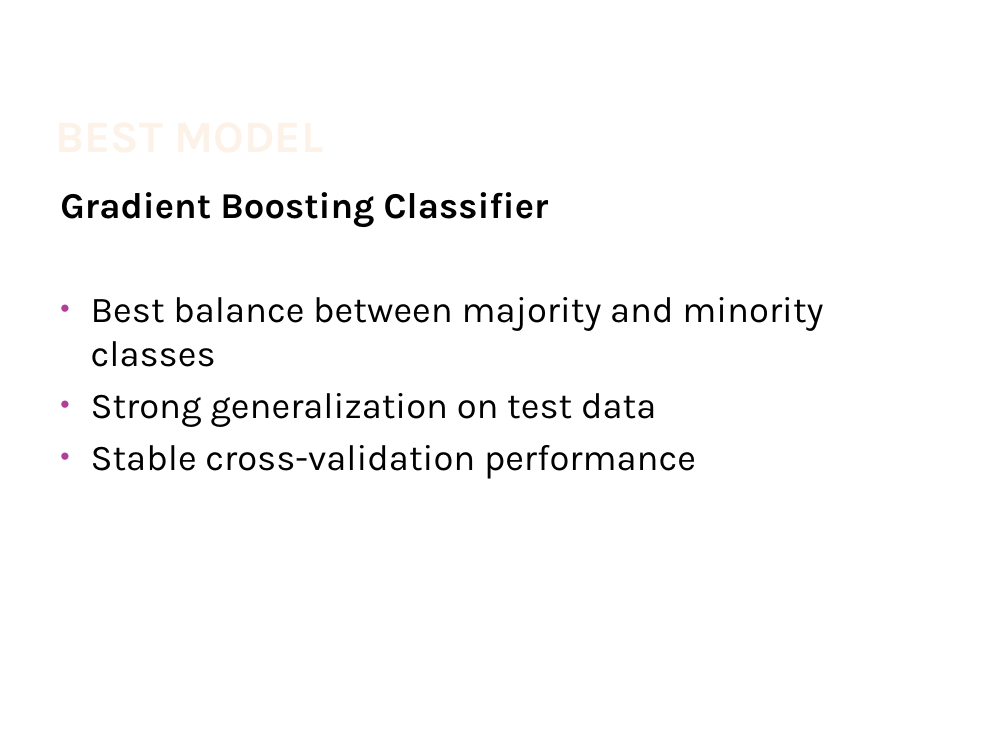
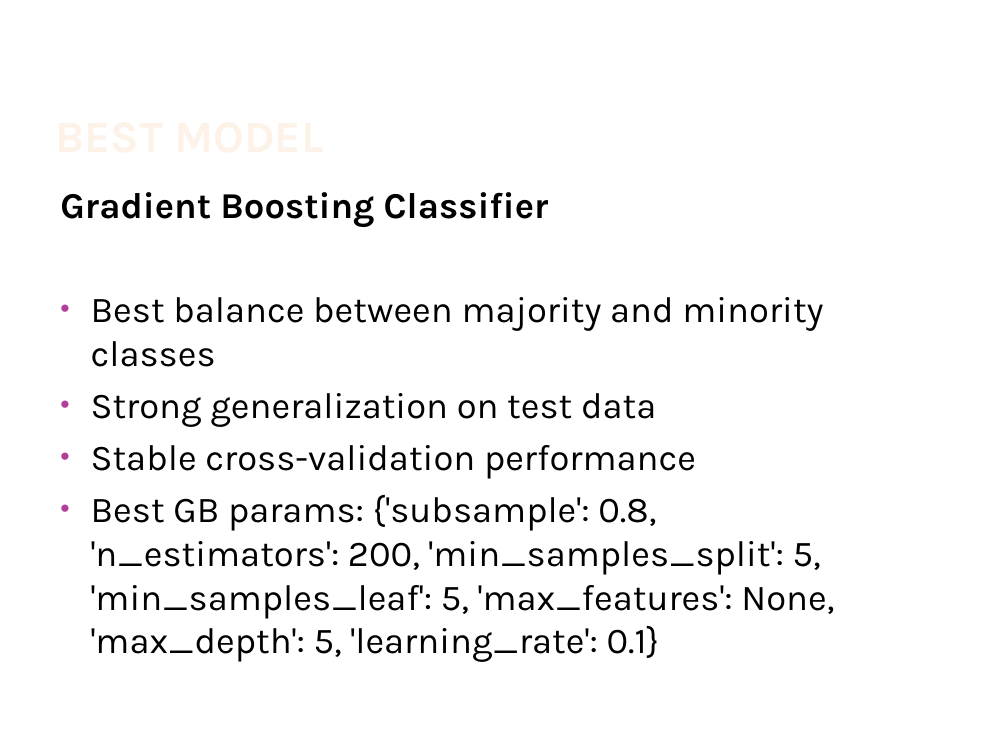
Before and after one commit to Gibi1997/Springboard-Project-Capstone-2, a slide deck: slide 10 of Capstone2_Presentation.pptx (slide 9 before the commit). Drawn at 1008x756 pixels with LibreOffice and Linux fonts; fonts in the diff are those of the drawing; background and template pictures are left out. Boxes give left, top, right and bottom in pixels: in the first picture for what was removed or moved away, otherwise in the second. Text is boxed around its words. In the diff, an @@ line names an element or a change of style, - is before the commit and + after.

Commit message:
Updated

```diff
--- a/Capstone2_Presentation.pptx
+++ b/Capstone2_Presentation.pptx
@@ text at (91, 495, 834, 662): paragraph added @@
+• Best GB params: {'subsample': 0.8, 'n_estimators': 200, 'min_samples_split': 5, 'min_samples_leaf': 5, 'max_features': None, 'max_depth': 5, 'learning_rate': 0.1}
```
Also in this commit, not shown: 1 other slide changed, 1 slide added.
